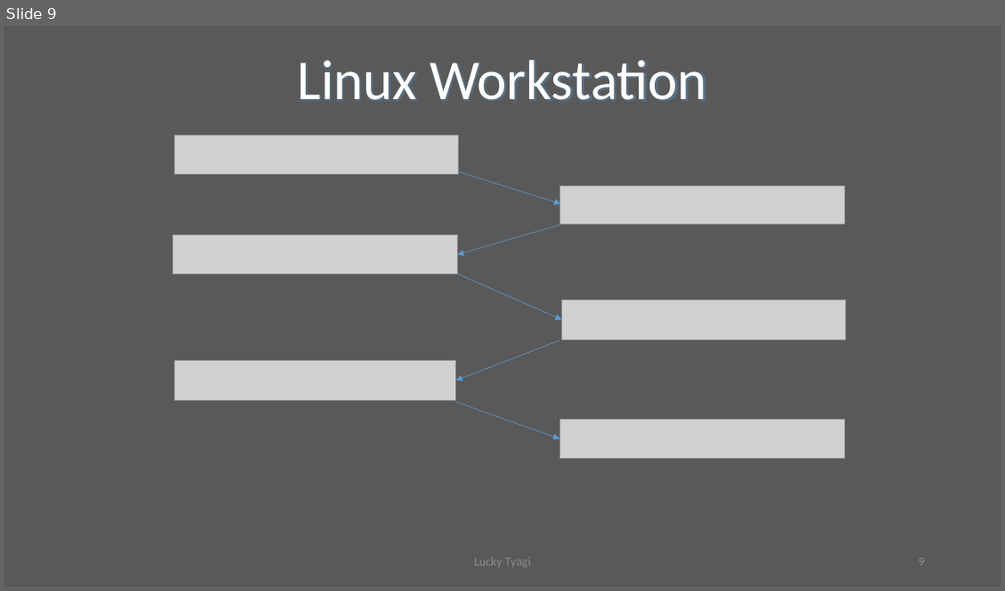
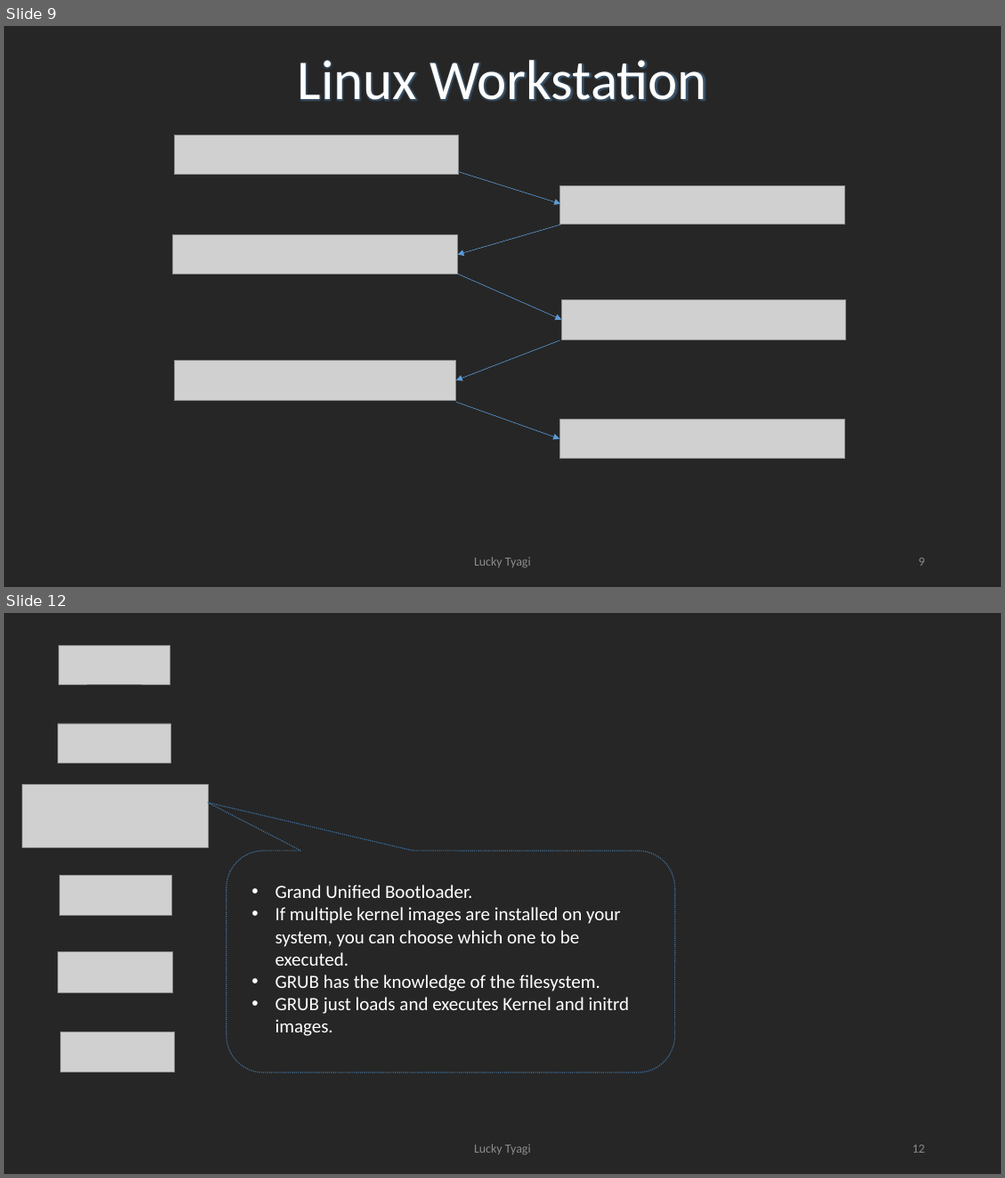
Before and after one commit to LuckyTyagi279/Misc, a slide deck: FRESHERS TRAINING.pptx. Shown one above the other, each under a label of ours: slide 9 before the commit, slides 9 and 12 after it; the slides between them are not shown. The pictures are 1005x591 and 1005x1178 pixels, drawn with LibreOffice and Linux fonts; fonts in the diff are those of the drawing; grey boxes stand for pictures. Boxes give left, top, right and bottom in pixels: in the first picture for what was removed or moved away, otherwise in the second. Text is boxed around its words. In the diff, an @@ line names an element or a change of style, - is before the commit and + after.

```diff
--- a/FRESHERS TRAINING.pptx
+++ b/FRESHERS TRAINING.pptx
@@ slide 12 added at <box>4,613,1001,1174</box>, background #262626 @@
@@ picture added at <box>59,645,170,684</box> @@
@@ picture added at <box>57,723,170,763</box> @@
@@ picture added at <box>23,784,209,848</box> @@
@@ rounded speech box added at <box>226,851,675,1073</box>, fill #262626 at 41% opacity, outline #43739E 1 pt dashed @@
@@ picture added at <box>59,876,171,915</box> @@
@@ text added at <box>275,884,630,1036</box>, 18 pt, text #FFFFFF @@
+• Grand Unified Bootloader.
+• If multiple kernel images are installed on your system, you can choose which one to be executed.
+• GRUB has the knowledge of the filesystem.
+• GRUB just loads and executes Kernel and initrd images.
@@ picture added at <box>57,952,173,993</box> @@
@@ picture added at <box>60,1032,175,1071</box> @@
@@ text added at <box>474,1143,531,1154</box>, 12 pt, text #8C8C8C @@
+Lucky Tyagi
@@ page number added at <box>912,1144,924,1152</box>, 12 pt, text #8C8C8C @@
+12
@@ slide 9 changed as well @@
@@ background #595959 to #262626 @@
```
Also in this commit, not shown: 9 other slides changed, 17 other slides added.
